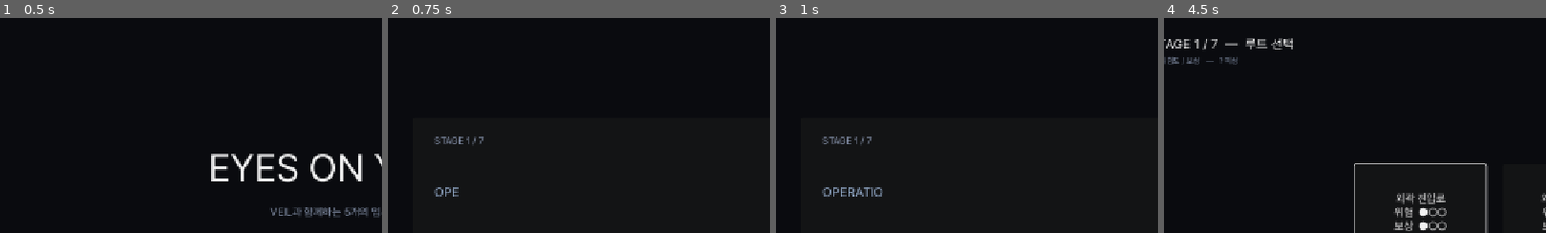
Above: before the commit, frames 1-4 (left to right).
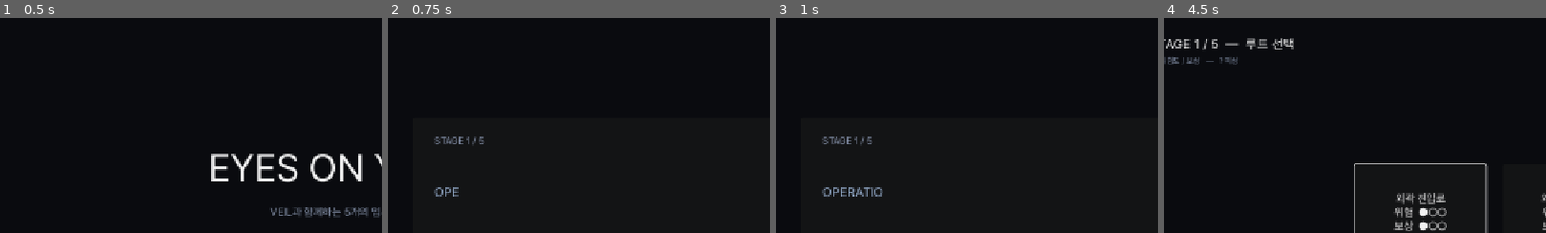
Above: after the commit, the same moments.

Repository: soomin007/EyesOnYou
Game: Godot game, scene res://scenes/main.tscn
The game is run twice, just before and just after one commit, with the same random seed, the same clock (stepped at 60 frames per second) and the same inputs.
Inputs (mouse positions are % of the whole screen's width and height, from its top left):
- Up to frame 1 (0.5 s): no input
- Up to frame 2 (0.75 s): click "스토리 모드" at 0.5 s
- Up to frame 3 (1 s): no input
- Up to frame 4 (4.5 s): tap Enter at 1.25, 4.25 s; move the mouse to (72, 45) at 1.27 s; press the mouse at (72, 45) at 1.28 s; hold D (move_right) 1.28-2.78 s; tap W (jump) at 1.52, 2.27, 3.77 s; move the mouse to (30, 55) at 2.02 s; release the mouse at (30, 55) at 2.03 s; tap Shift (dash) at 2.1 s; tap Space at 2.75, 2.85 s; move the mouse to (60, 28) at 2.77 s; hold A (move_left) 2.78-3.53 s; move the mouse to (45, 70) at 3.52 s; hold D (move_right) from 3.53 s (still down); tap J at 3.6 s; click (45, 70) at 3.67 s; move the mouse to (80, 65) at 4.27 s; tap K at 4.35 s
The pictures show only the part of the screen within x 7-57%, y 2-52%; the shares and areas given below are measured in that part.

Frame 1 is identical in both runs. In frame 2, less than 0.1% of the frame differs, in the area x 23-26%, y 55-59%; in frame 3, less than 0.1%; in frame 4, 0.3%, in the area x 12-34%, y 9-15%.

Commit message:
feat(story): 스토리 모드 추가 — 간략화된 진행
키보드/패드 조작이 어려운 사람을 위한 5스테이지 코스. Title의 "스토리 모드"
버튼으로 진입.

- GameState.story_mode 플래그 + effective_total_stages() 5/7 분기
- damage_player가 story_mode에서 no-op (체력 무제한)
- BossSentinel: story_simplified true면 P2/P3 전환·잔당 소환 생략, HP 24→8
- Stage._spawn_from_enemies_dict가 story_mode에서 drone 스킵
- RouteData.STORY_SCHEDULE — back_alley/rooftops → subway/watchtower
  → ward/sewers → escape → lab(보스). 도전·???·드론-위주 맵 모두 제외
- Briefing/RouteMap/Stage HUD 라벨이 effective_total_stages() 사용

Co-Authored-By: Claude Opus 4.7 (1M context) <noreply@anthropic.com>

Diff:
--- a/scripts/BossSentinel.gd
+++ b/scripts/BossSentinel.gd
@@ -55,6 +55,8 @@
 
 var hp: int = HP_MAX
 var phase: int = 1
+# 스토리 모드 — _ready에서 GameState 보고 결정. true면 P2/P3 전환·잔당 소환 모두 생략.
+var story_simplified: bool = false
 var dir: int = 1  # 1=우, -1=좌
 var dead: bool = false
 var visual: Node2D
@@ -84,6 +86,9 @@
 	add_to_group("boss")
 	collision_layer = 4
 	collision_mask = 1
+	story_simplified = GameState.story_mode
+	if story_simplified:
+		hp = HP_MAX_STORY
 	# 콜리전 — 32×24 드론의 2배 (64×48). 상단 발판 위로 올라가지 않도록 mask=1만.
 	var col := CollisionShape2D.new()
 	var shape := RectangleShape2D.new()
@@ -293,11 +298,12 @@
 		return
 	hp = max(0, hp - amount)
 	_flash_hit()
-	# 페이즈 전환 검사
-	if phase < 2 and hp <= HP_PHASE2:
-		_transition_to(2)
-	elif phase < 3 and hp <= HP_PHASE3:
-		_transition_to(3)
+	# 페이즈 전환 검사 — 스토리 모드는 P2/P3 모두 생략하고 자폭만 진입.
+	if not story_simplified:
+		if phase < 2 and hp <= HP_PHASE2:
+			_transition_to(2)
+		elif phase < 3 and hp <= HP_PHASE3:
+			_transition_to(3)
 	# 자폭 트리거 (HP 1 이하)
 	if not self_destruct_active and hp <= HP_SELF_DESTRUCT:
 		_arm_self_destruct()
--- a/scripts/Briefing.gd
+++ b/scripts/Briefing.gd
@@ -18,7 +18,7 @@
 var done: bool = false
 
 func _ready() -> void:
-	stage_label.text = "STAGE %d / %d" % [GameState.current_stage + 1, GameState.TOTAL_STAGES]
+	stage_label.text = "STAGE %d / %d" % [GameState.current_stage + 1, GameState.effective_total_stages()]
 	lines = _build_lines()
 	_start_line()
 
--- a/scripts/RouteData.gd
+++ b/scripts/RouteData.gd
@@ -175,10 +175,22 @@
 	},
 ]
 
+# 스토리 모드 — 5스테이지 고정 스케줄. 드론·도전·??? 맵 모두 빼고 핵심 동선만.
+# Stage 4는 lab 보스 (final). 각 스테이지마다 1~2개의 단순한 선택지.
+const STORY_SCHEDULE: Dictionary = {
+	0: ["route_back_alley", "route_rooftops"],
+	1: ["route_subway", "route_watchtower"],
+	2: ["route_ward", "route_sewers"],
+	3: ["route_escape"],
+	4: ["route_lab"],
+}
+
 # 해당 stage에 등장 가능한 맵 풀을 만든다.
 # visited: 이미 선택한 route id 목록 (중복 방문 금지). 비워두면 필터 안 함.
 # guaranteed_in_stages가 있는 맵은 셔플 전 우선 포함된다.
 static func get_route_pool_for_stage(stage_index: int, visited: Array = []) -> Array:
+	if GameState.story_mode:
+		return _get_story_route_pool(stage_index)
 	var guaranteed: Array = []
 	var others: Array = []
 	for r in ALL_ROUTES:
@@ -206,6 +218,17 @@
 			break
 	return pool
 
+static func _get_story_route_pool(stage_index: int) -> Array:
+	var ids: Array = STORY_SCHEDULE.get(stage_index, [])
+	var out: Array = []
+	for rid in ids:
+		for r in ALL_ROUTES:
+			var route: Dictionary = r
+			if route.get("id", "") == rid:
+				out.append(route)
+				break
+	return out
+
 static func _stage_in_range(route: Dictionary, stage_index: int) -> bool:
 	# 명시적 available_stages가 있으면 우선 (디버그/특수 용도).
 	# 없으면 min_stage/max_stage 범위 사용.
--- a/scripts/RouteMap.gd
+++ b/scripts/RouteMap.gd
@@ -13,7 +13,7 @@
 var buttons: Array = []
 
 func _ready() -> void:
-	stage_label.text = "STAGE %d / %d  —  루트 선택" % [GameState.current_stage + 1, GameState.TOTAL_STAGES]
+	stage_label.text = "STAGE %d / %d  —  루트 선택" % [GameState.current_stage + 1, GameState.effective_total_stages()]
 	subtitle_label.text = "● 위험도 / 보상   —   ? 미상"
 	pool = RouteData.get_route_pool_for_stage(GameState.current_stage, GameState.route_history)
 	recommended_id = RouteData.choose_veil_recommendation(pool)
--- a/scripts/Stage.gd
+++ b/scripts/Stage.gd
@@ -390,7 +390,7 @@
 	GameState.save_settings()
 	# ??? 맵은 게임의 클라이맥스 — 잔여 stage 무시하고 무조건 ENDING으로 직행.
 	# (이전엔 stage 인덱스 기준으로 BRIEFING 갈 가능성 있어 엔딩에 도달하지 못함.)
-	GameState.current_stage = GameState.TOTAL_STAGES
+	GameState.current_stage = GameState.effective_total_stages()
 	get_tree().change_scene_to_file(SceneRouter.ENDING)
 
 # 첫 방문(hidden_visit_count == 0): 기존 VEIL-1 고정.
@@ -1641,7 +1641,7 @@
 	if GameState.is_high_reward():
 		marks.append("[고보상]")
 	var marker: String = ("  " + " ".join(marks)) if marks.size() > 0 else ""
-	stage_label.text = "STAGE %d/%d%s" % [GameState.current_stage + 1, GameState.TOTAL_STAGES, marker]
+	stage_label.text = "STAGE %d/%d%s" % [GameState.current_stage + 1, GameState.effective_total_stages(), marker]
 	# 맵 이름 — RouteData에서 lookup. 튜토리얼/플레이그라운드 등 route_id 없으면 빈 문자열.
 	var route_name: String = ""
 	for r in RouteData.ALL_ROUTES:
Not shown, changed: session_logs/2026-05-05.md
